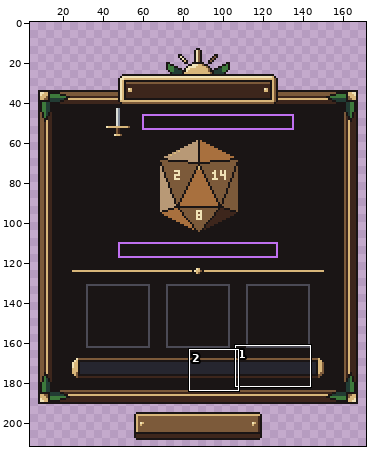
Two versions of one pixel-art file, references/ui/window/ui_window_mock_warm_ref.aseprite. Above, an overview of the earlier version with the close-up marked.
Close-up. Old version:
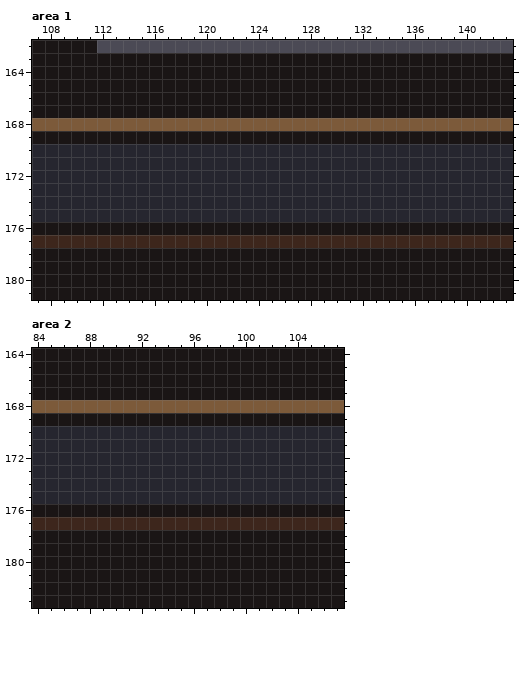
176x200 pixels, 1 frame. Shown: area 1: x 107..143, y 162..181; area 2: x 84..107, y 164..183. The old version is drawn lined up with the new one, on the new canvas. The wide view leaves out empty margins. The commit also changed other parts of the picture, which this record leaves out.
The result:
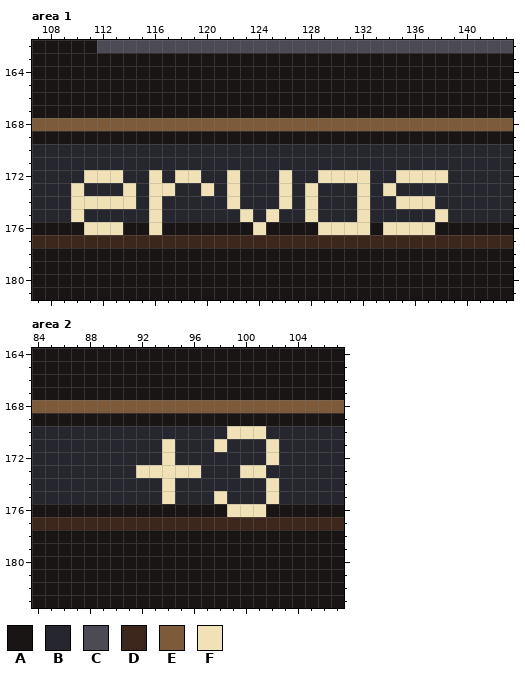
Palette (. is transparent): A #1a1515  B #26262f  C #4b4a55  D #3d261c  E #7c5a3a  F #f0e2b6
From old to new:
canvas 176x200 -> 176x212, the old top-left corner now at 0,12
--- area 1
@@ x 107..143 @@
 171 BBBBBBBBBBBBBBBBBBBBBBBBBBBBBBBBBBBBB
-172 BBBBBBBBBBBBBBBBBBBBBBBBBBBBBBBBBBBBB
-173 BBBBBBBBBBBBBBBBBBBBBBBBBBBBBBBBBBBBB
-174 BBBBBBBBBBBBBBBBBBBBBBBBBBBBBBBBBBBBB
-175 BBBBBBBBBBBBBBBBBBBBBBBBBBBBBBBBBBBBB
-176 AAAAAAAAAAAAAAAAAAAAAAAAAAAAAAAAAAAAA
+172 BBBBFFFBBFBFFBBFBBBFBBFFFFBBFFFFBBBBB
+173 BBBFBBBFBFFBBFBFBBBFBFBBBFBFBBBBBBBBB
+174 BBBFFFFFBFBBBBBFBBBFBFBBBFBBFFFBBBBBB
+175 BBBFBBBBBFBBBBBBFBFBBFBBBFBBBBBFBBBBB
+176 AAAAFFFAAFAAAAAAAFAAAAFFFFAFFFFAAAAAA
 177 DDDDDDDDDDDDDDDDDDDDDDDDDDDDDDDDDDDDD
--- area 2
@@ x 90..104 @@
 169 AAAAAAAAAAAAAAA
-170 BBBBBBBBBBBBBBB
-171 BBBBBBBBBBBBBBB
-172 BBBBBBBBBBBBBBB
-173 BBBBBBBBBBBBBBB
-174 BBBBBBBBBBBBBBB
-175 BBBBBBBBBBBBBBB
-176 AAAAAAAAAAAAAAA
+170 BBBBBBBBBFFFBBB
+171 BBBBFBBBFBBBFBB
+172 BBBBFBBBBBBBFBB
+173 BBFFFFFBBBFFBBB
+174 BBBBFBBBBBBBFBB
+175 BBBBFBBBFBBBFBB
+176 AAAAAAAAAFFFAAA
 177 DDDDDDDDDDDDDDD
Boxes around the changes in both close-ups, in picture pixels (x1, y1, x2, y2):
changed: (71, 170, 448, 235)
changed: (136, 426, 279, 517)
